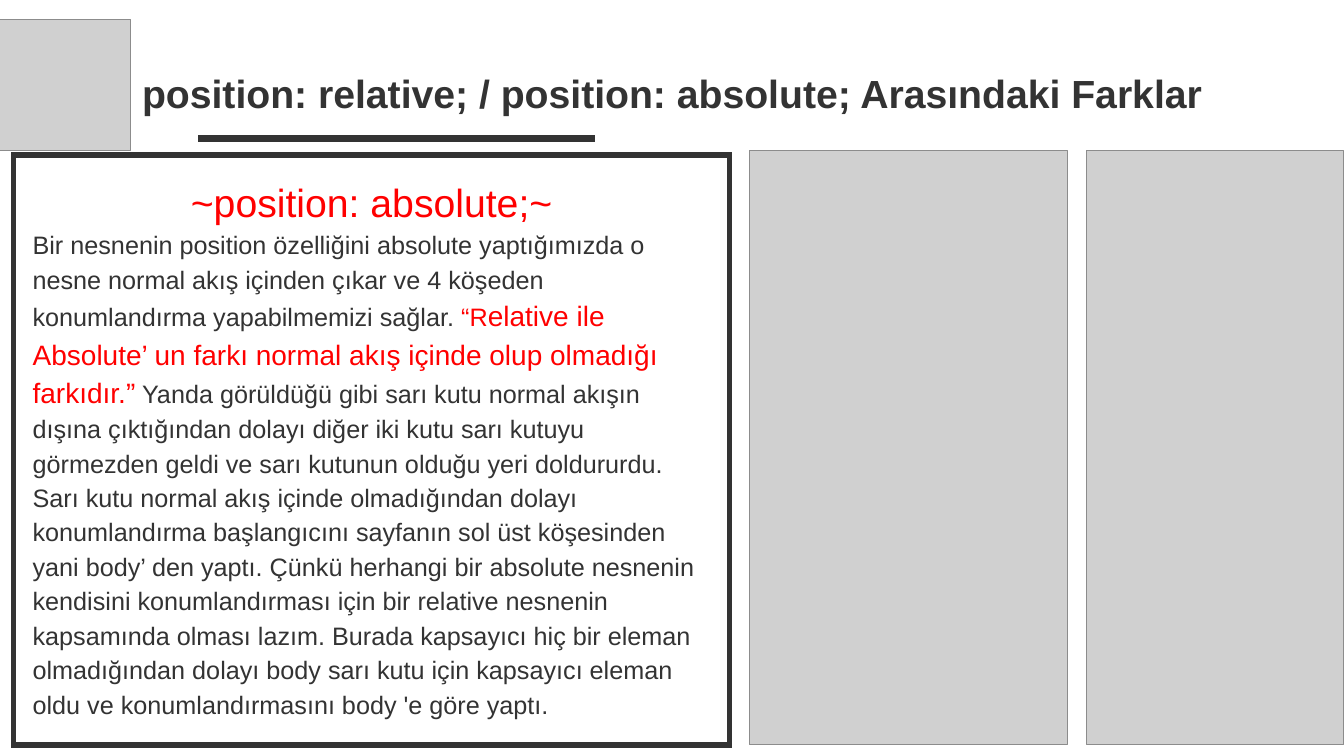
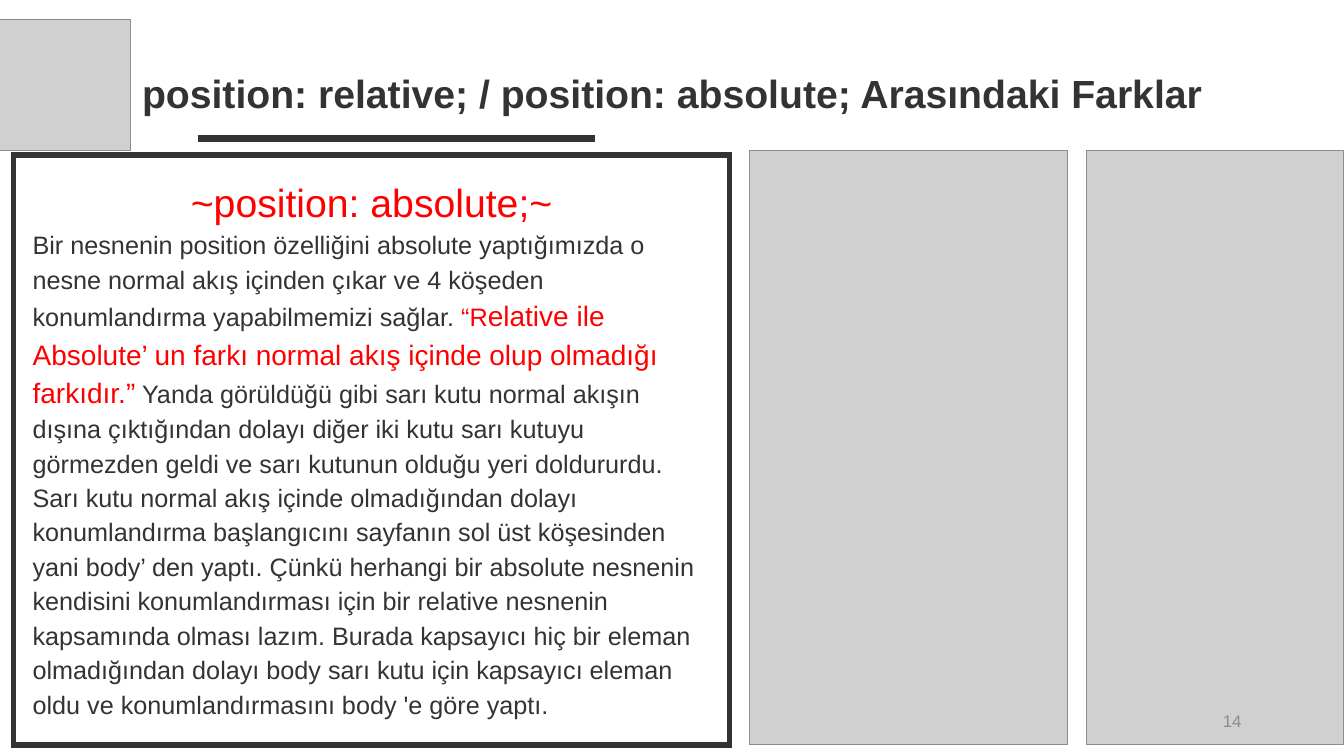
Before and after one commit to TechCareer-FrontEnd-1/tubisad-frontend-wjolnir, a slide deck: slide 14 of Research Homeworks/Research Homeworks.pptx. Drawn at 1344x756 pixels with LibreOffice and Linux fonts; fonts in the diff are those of the drawing; grey boxes stand for pictures. Boxes give left, top, right and bottom in pixels: in the first picture for what was removed or moved away, otherwise in the second. Text is boxed around its words. In the diff, an @@ line names an element or a change of style, - is before the commit and + after.

```diff
--- a/Research Homeworks/Research Homeworks.pptx
+++ b/Research Homeworks/Research Homeworks.pptx
@@ page number added at [1223,716,1242,727], 12 pt, text #8C8C8C @@
+14
```
Also in this commit, not shown: 17 other slides changed.
